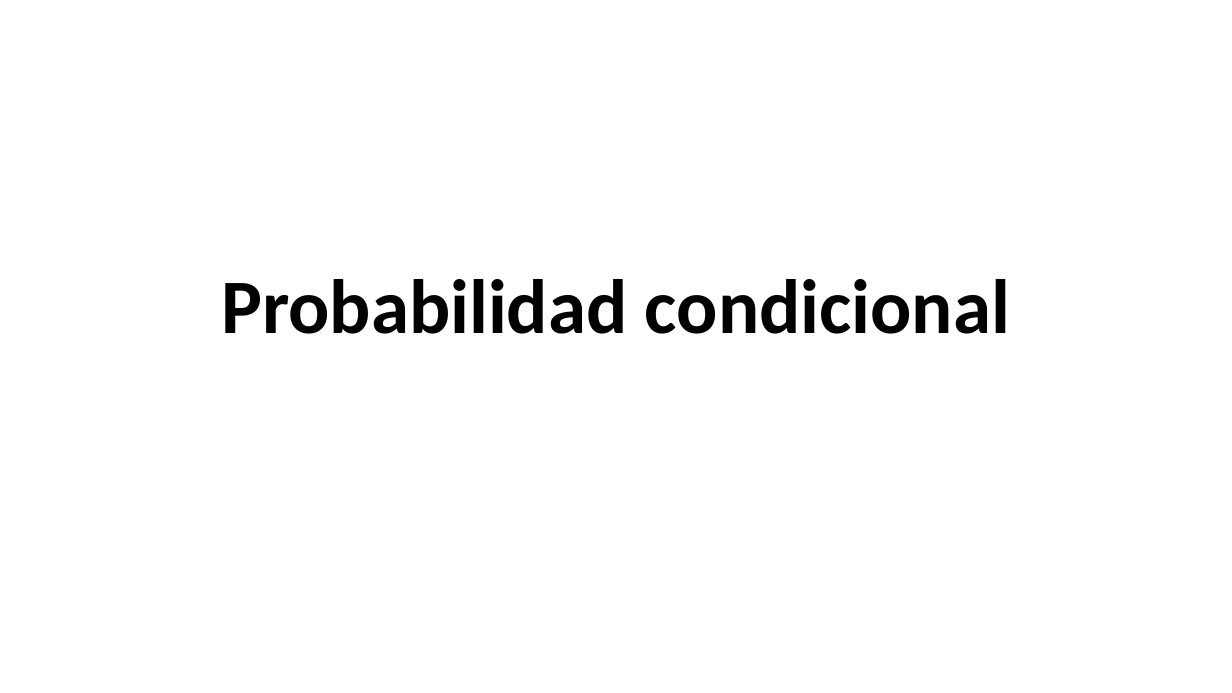
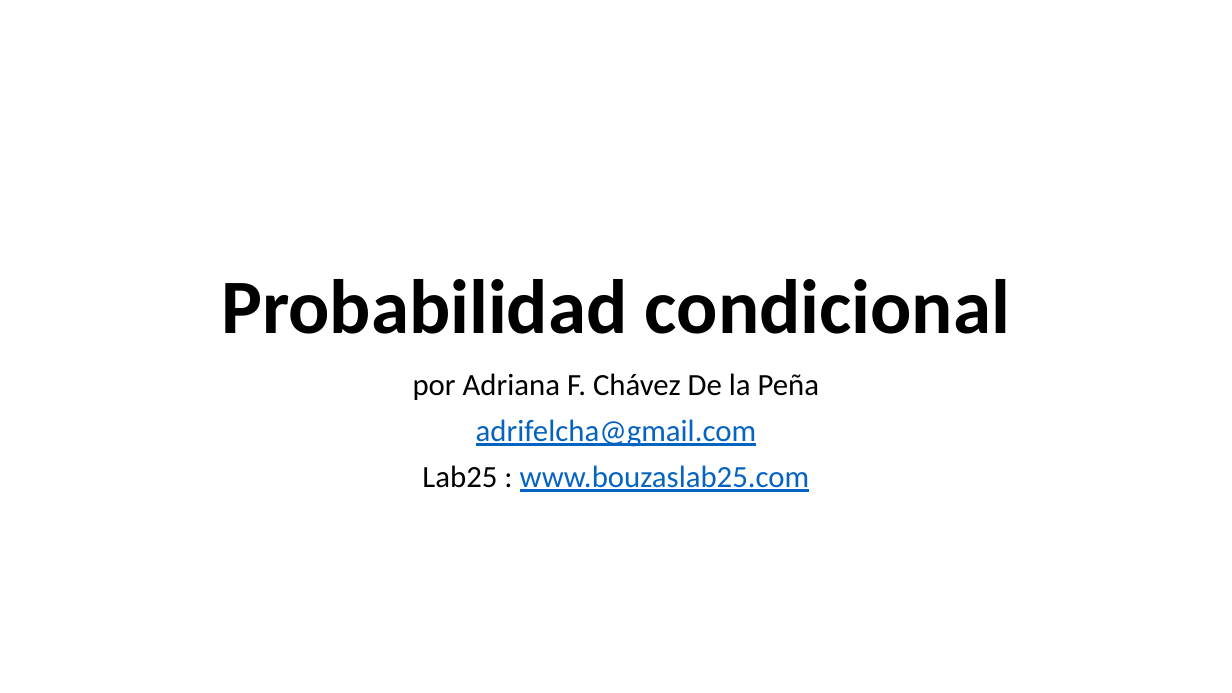
Before and after one commit to Adrifelcha/afchavez-019, a slide deck: slide 15 of JeanPiaget/2019-2020/Cuarentena/Sexto - Clases Remotas/2-InferenciaProbabilística.pptx. Drawn at 1232x693 pixels with LibreOffice and Linux fonts; fonts in the diff are those of the drawing. Boxes give left, top, right and bottom in pixels: in the first picture for what was removed or moved away, otherwise in the second. Text is boxed around its words. In the diff, an @@ line names an element or a change of style, - is before the commit and + after.

```diff
--- a/JeanPiaget/2019-2020/Cuarentena/Sexto - Clases Remotas/2-InferenciaProbabilística.pptx
+++ b/JeanPiaget/2019-2020/Cuarentena/Sexto - Clases Remotas/2-InferenciaProbabilística.pptx
@@ subtitle added at (413,373,819,492), 24 pt, text #0563C1, underline @@
+por Adriana F. Chávez De la Peña
+adrifelcha@gmail.com
+Lab25 : www.bouzaslab25.com
```
Also in this commit, not shown: 3 other slides changed, 3 other files.
